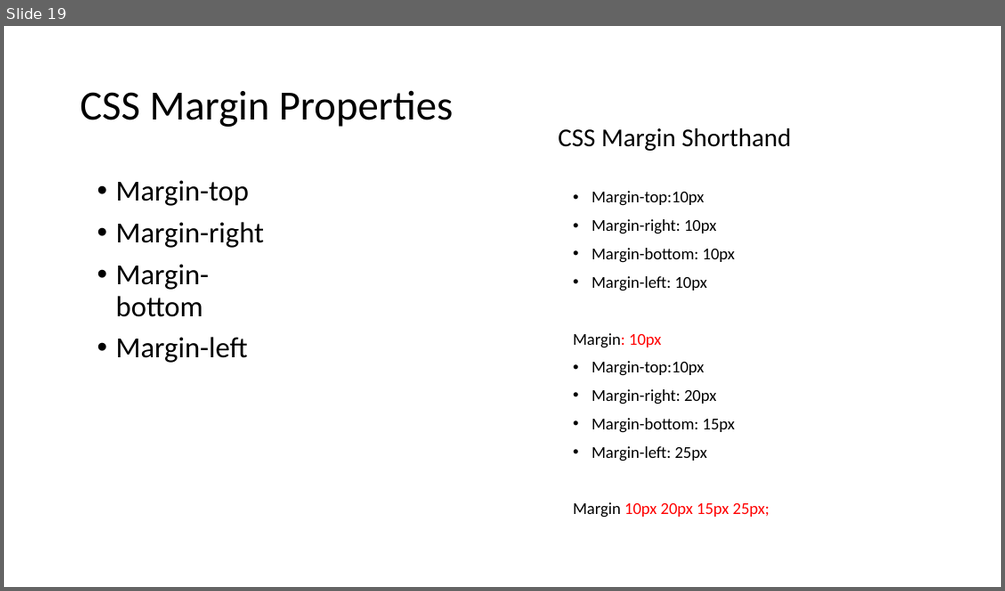
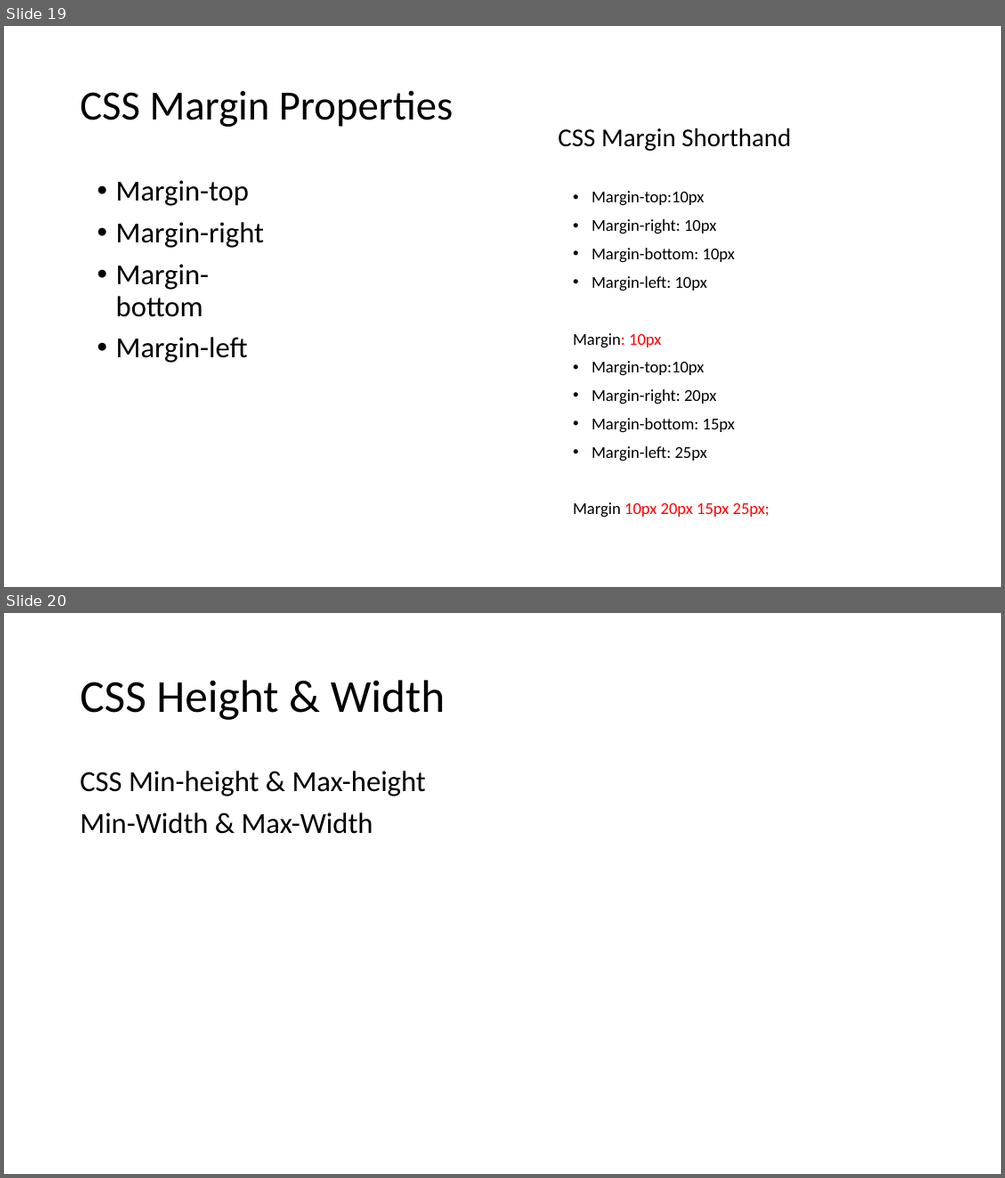
Before and after one commit to PiyushChaturvedii/Batch05, a slide deck: CSS3.pptx. Shown one above the other, each under a label of ours: slide 19 before the commit, slides 19 and 20 after it. The pictures are 1005x591 and 1005x1178 pixels, drawn with LibreOffice and Linux fonts; fonts in the diff are those of the drawing. Boxes give left, top, right and bottom in pixels: in the first picture for what was removed or moved away, otherwise in the second. Text is boxed around its words. In the diff, an @@ line names an element or a change of style, - is before the commit and + after.

```diff
--- a/CSS3.pptx
+++ b/CSS3.pptx
@@ slide 20 added at (4,613,1001,1174), background #FFFFFF @@
@@ title added at (80,680,445,720), 44 pt, text #000000 @@
+CSS Height & Width
@@ text added at (80,771,426,834), 28 pt, text #000000 @@
+CSS Min-height & Max-height
+Min-Width & Max-Width
```
Also in this commit, not shown: 3 other slides added, 1 slide removed, 6 other files.
